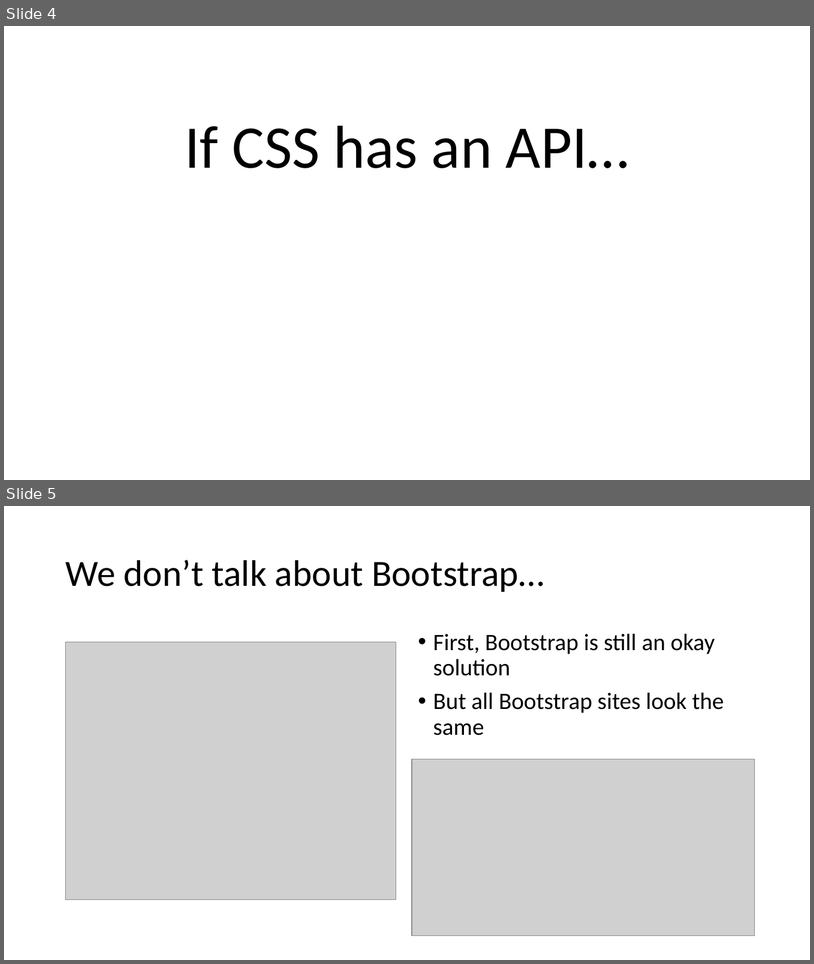
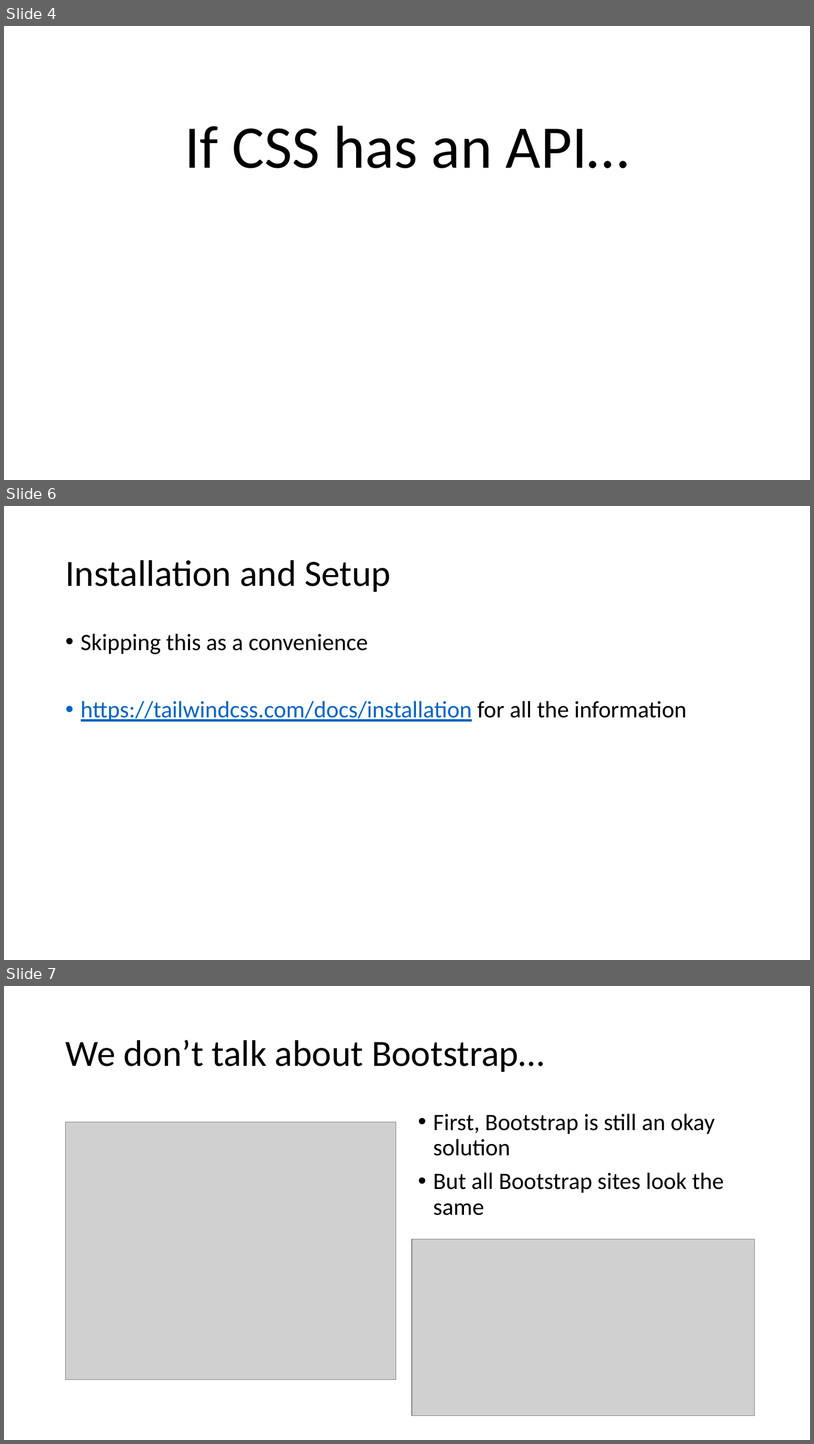
Before and after one commit to 1kevgriff/TailwindEssentials, a slide deck: Slides/Tailwind Essentials.pptx. Shown one above the other, each under a label of ours: slides 4 and 5 before the commit, slides 4, 6 and 7 after it; the slides between them are not shown. The pictures are 814x964 and 814x1444 pixels, drawn with LibreOffice and Linux fonts; fonts in the diff are those of the drawing; grey boxes stand for pictures. Boxes give left, top, right and bottom in pixels: in the first picture for what was removed or moved away, otherwise in the second. Text is boxed around its words. In the diff, an @@ line names an element or a change of style, - is before the commit and + after.

```diff
--- a/Slides/Tailwind Essentials.pptx
+++ b/Slides/Tailwind Essentials.pptx
@@ slide 6 added at (4,506,810,960), background #FFFFFF @@
@@ title added at (65,560,391,592), 44 pt, text #000000 @@
+Installation and Setup
@@ text added at (81,633,687,721), 28 pt, text #000000 @@
+• Skipping this as a convenience
+• https://tailwindcss.com/docs/installation for all the information
@@ what was slide 5 is now slide 7 @@
```
Also in this commit, not shown: 4 other slides added, 17 other files.
